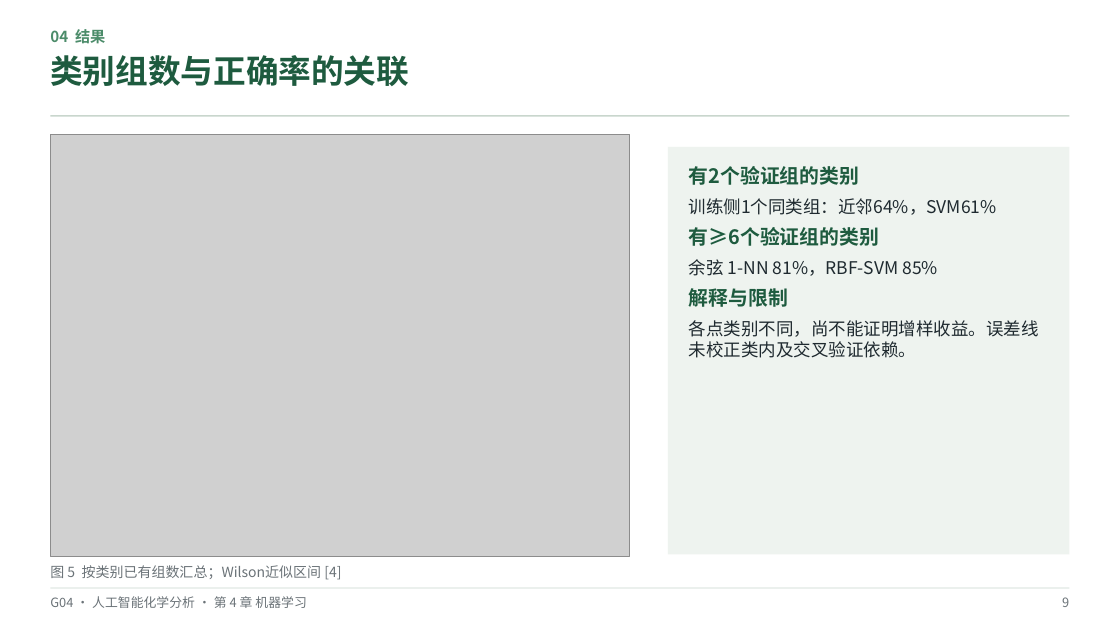
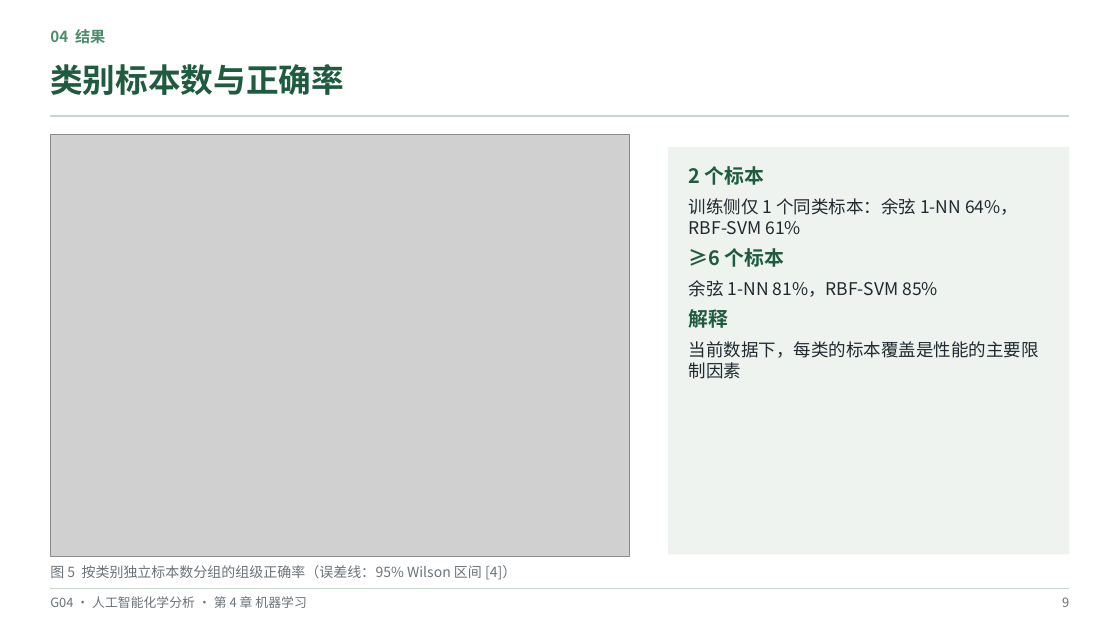
Before and after one commit to hachimi-rabbit/intelligent-analytical-chemistry, a slide deck: slide 9 of resources/annual/2026-2027/student-reports/ch04/G04-Raman-Full-Report-new.pptx. Drawn at 1120x630 pixels with LibreOffice and Linux fonts; fonts in the diff are those of the drawing; grey boxes stand for pictures. Boxes give left, top, right and bottom in pixels: in the first picture for what was removed or moved away, otherwise in the second. Text is boxed around its words. In the diff, an @@ line names an element or a change of style, - is before the commit and + after.

```diff
--- a/resources/annual/2026-2027/student-reports/ch04/G04-Raman-Full-Report-new.pptx
+++ b/resources/annual/2026-2027/student-reports/ch04/G04-Raman-Full-Report-new.pptx
@@ text at box(50, 64, 344, 95): text changed @@
-类别组数与正确率的关联
+类别标本数与正确率
@@ text at box(689, 166, 1018, 267): text changed @@
-有2个验证组的类别
-训练侧1个同类组：近邻64%，SVM61%
-有≥6个验证组的类别
+2 个标本
+训练侧仅 1 个同类标本：余弦 1-NN 64%，RBF-SVM 61%
+≥6 个标本
@@ text at box(689, 309, 1039, 379): text changed @@
-解释与限制
-各点类别不同，尚不能证明增样收益。误差线未校正类内及交叉验证依赖。
+解释
+当前数据下，每类的标本覆盖是性能的主要限制因素
@@ text at box(50, 565, 516, 580): text changed @@
-图 5 按类别已有组数汇总；Wilson近似区间 [4]
+图 5 按类别独立标本数分组的组级正确率（误差线：95% Wilson 区间 [4]）
```
Also in this commit, not shown: 8 other slides changed, 18 other files.
